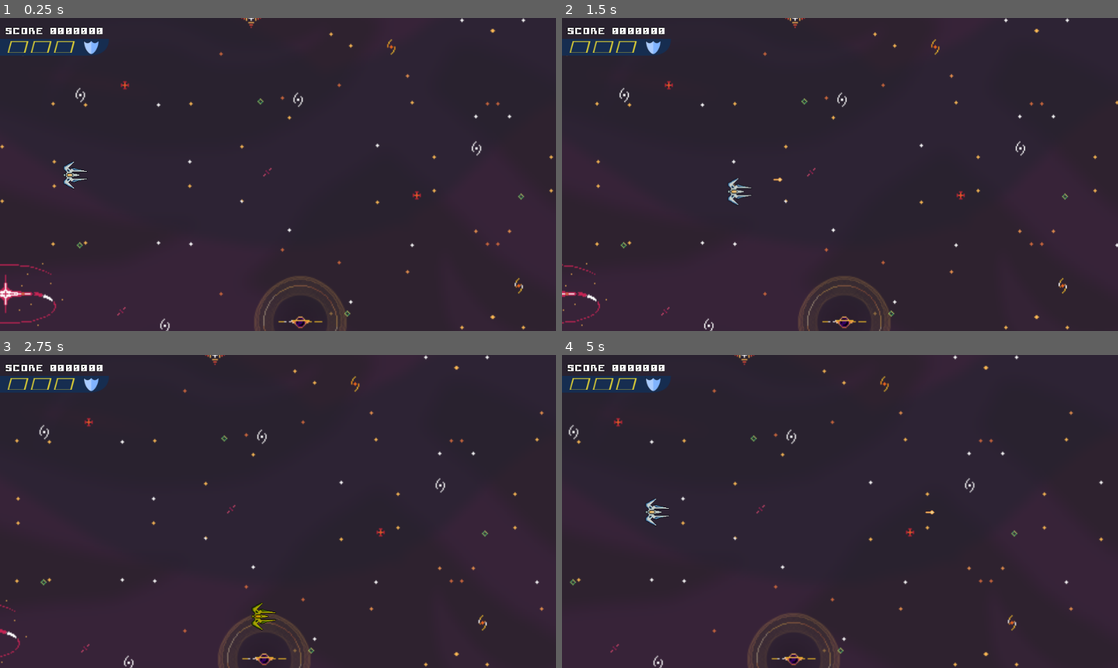
Above: before the commit, frames 1-4 (two rows, left to right).
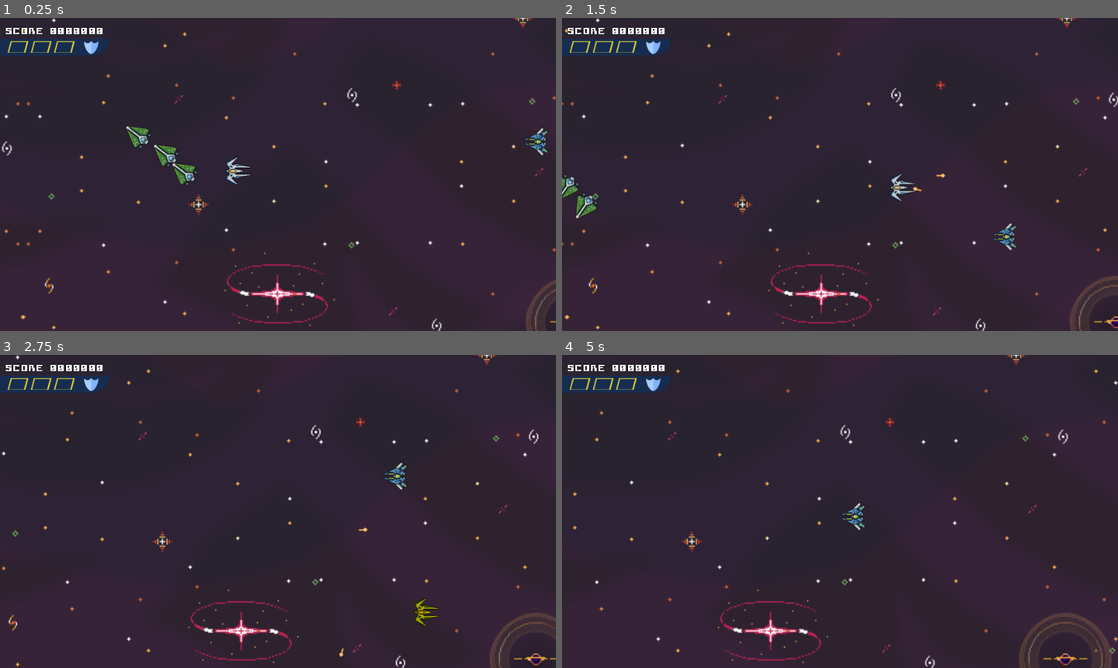
Above: after the commit, the same moments.

Repository: DfindWox/TGD---J2302
Game: Godot game, scene res://Scenes/level_1.tscn
Two runs of this game, one before a commit and one after it. Both use one fixed random seed, a clock stepped at 60 frames per second and the inputs below. This scene is started directly instead of the project's main scene.
Inputs:
- Up to frame 1 (0.25 s): no input
- Up to frame 2 (1.5 s): hold Right (ui_right) 0.53-1.28 s; tap E (Parry) at 0.6 s; hold Down (ui_down) from 1.28 s (still down); tap Space (shoot) at 1.35 s
- Up to frame 3 (2.75 s): release Down (ui_down) at 2.03 s; hold Right (ui_right) from 2.03 s (still down); tap E (Parry) at 2.1 s
- Up to frame 4 (5 s): release Right (ui_right) at 2.78 s; hold Up (ui_up) 2.78-3.53 s; tap Space (shoot) at 2.85, 4.35 s; hold Left (ui_left) from 3.53 s (still down); tap E (Parry) at 3.6 s

The runs differ from the first frame. In frame 1, 4.1% of the frame differs, in the area x 0-100%, y 0-100%; in frame 2, 3.8%; in frame 3, 3.5%; in frame 4, 3.5%.

Commit message:
Adicionados primeiros inimigos

Diff:
--- a/Scenes/level_1.tscn
+++ b/Scenes/level_1.tscn
@@ -6,6 +6,8 @@
 [ext_resource type="PackedScene" uid="uid://c7uh2kt5rldlt" path="res://Actors/player.tscn" id="3_prvtt"]
 [ext_resource type="PackedScene" uid="uid://bnsuon1f0vhak" path="res://Actors/rail_camera.tscn" id="4_phjy8"]
 [ext_resource type="PackedScene" uid="uid://b3pq403uuirth" path="res://UI/game_ui.tscn" id="5_rjnbh"]
+[ext_resource type="PackedScene" uid="uid://boi0hb6me6dlq" path="res://Actors/Enemies/hypnos.tscn" id="7_tv6nf"]
+[ext_resource type="PackedScene" uid="uid://cvgwtmgle883c" path="res://Actors/Enemies/insolito.tscn" id="8_50l23"]
 
 [sub_resource type="TileSetAtlasSource" id="TileSetAtlasSource_h03j5"]
 resource_name = "test"
@@ -39,16 +41,43 @@
 format = 2
 layer_0/tile_data = PackedInt32Array(-65536, 2, 0, -65535, 2, 0, -65534, 2, 0, -65533, 2, 0, -65532, 2, 0, -65531, 2, 0 …(10111 unchanged characters)…
 
+[node name="PlayerStart" type="Marker2D" parent="."]
+position = Vector2(129, 271)
+
 [node name="Player" parent="." instance=ExtResource("3_prvtt")]
-position = Vector2(129, 271)
+position = Vector2(2032, 264)
 
 [node name="CameraPath" type="Path2D" parent="."]
 curve = SubResource("Curve2D_gnjvr")
 
 [node name="RailCamera" parent="CameraPath" instance=ExtResource("4_phjy8")]
-position = Vector2(480, 270)
-player_node = NodePath("../../Player")
+position = Vector2(2101.62, 270)
+progress = 1621.62
 
 [node name="GameUI" parent="." instance=ExtResource("5_rjnbh")]
 player_node = NodePath("../Player")
 camera_node = NodePath("../CameraPath/RailCamera")
+
+[node name="Enemies" type="Node2D" parent="."]
+
+[node name="Hypnos" parent="Enemies" instance=ExtResource("7_tv6nf")]
+position = Vector2(1216, 288)
+
+[node name="Hypnos2" parent="Enemies" instance=ExtResource("7_tv6nf")]
+position = Vector2(1472, 168)
+
+[node name="Hypnos3" parent="Enemies" instance=ExtResource("7_tv6nf")]
+position = Vector2(1536, 392)
+
+[node name="Hypnos4" parent="Enemies" instance=ExtResource("7_tv6nf")]
+position = Vector2(1904, 232)
+
+[node name="Hypnos5" parent="Enemies" instance=ExtResource("7_tv6nf")]
+position = Vector2(1952, 264)
+
+[node name="Hypnos6" parent="Enemies" instance=ExtResource("7_tv6nf")]
+position = Vector2(1984, 296)
+
+[node name="Insolito" parent="Enemies" instance=ExtResource("8_50l23")]
+position = Vector2(2560, 168)
+path_size_variation = Vector2(2.5, 2.5)
Not shown: 1 places in Scenes/level_1.tscn that only renumber resources
